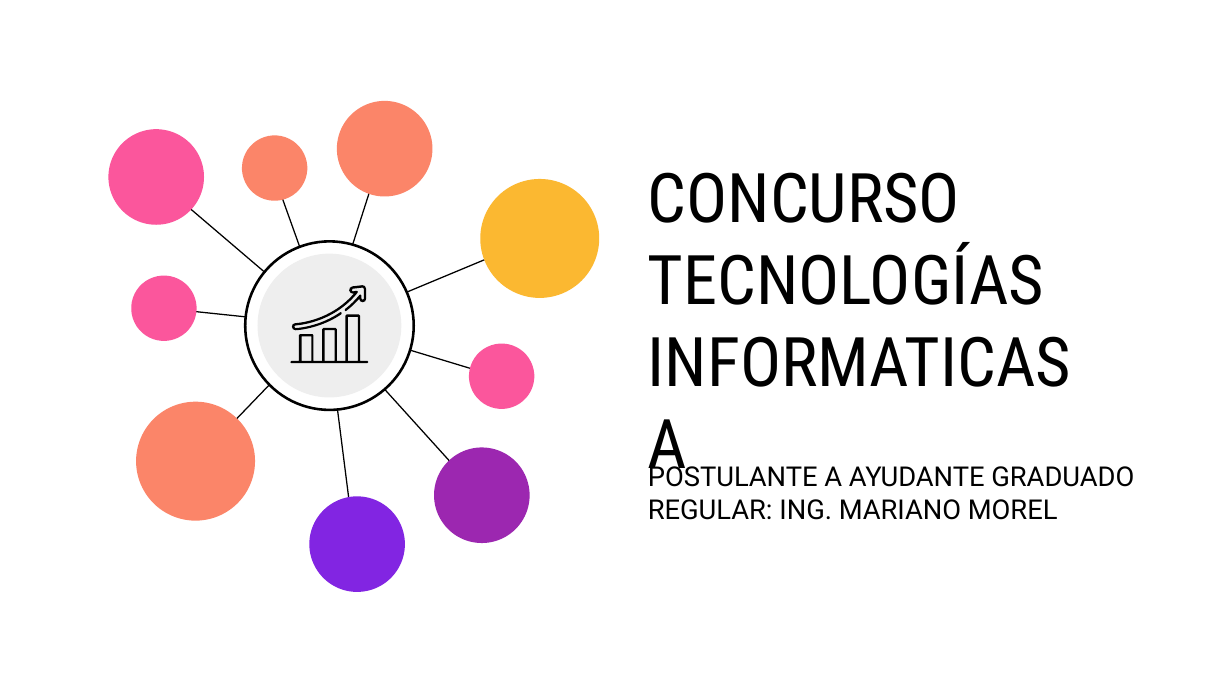
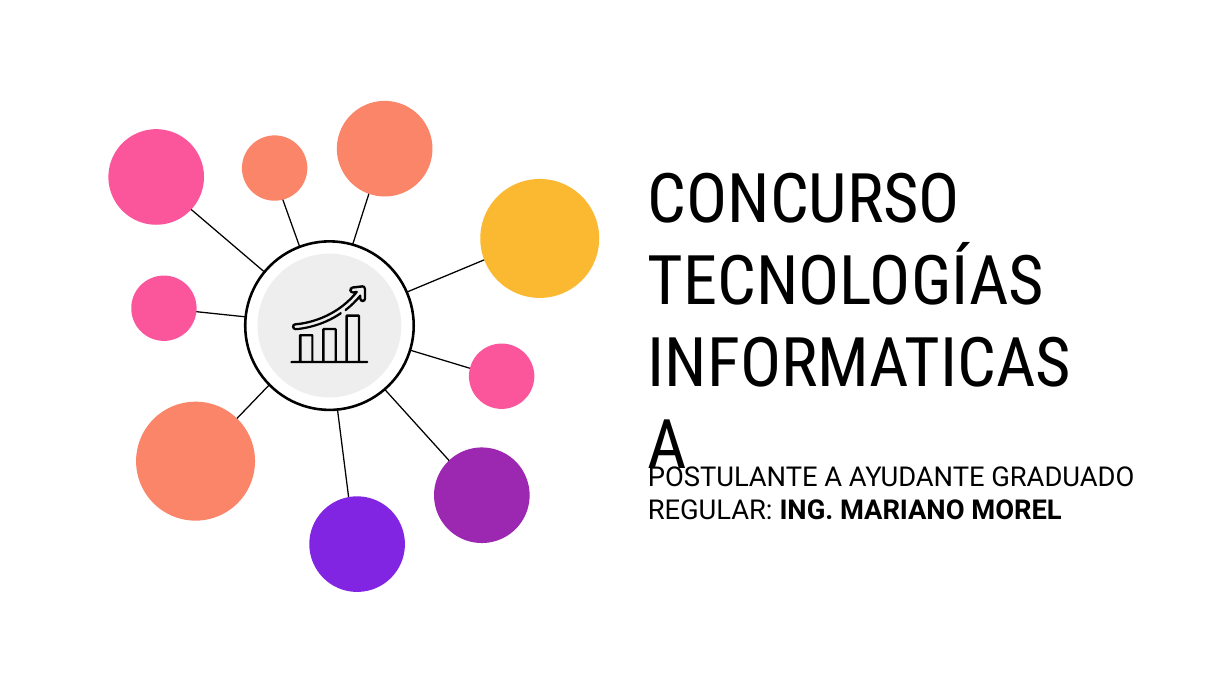
Before and after one commit to marianomorel/maestria-repo, a slide deck: slide 1 of INFOGRAFIA - CONCURSO - MARIANO MOREL.pptx. Drawn at 1232x693 pixels with LibreOffice and Linux fonts; fonts in the diff are those of the drawing. Boxes give left, top, right and bottom in pixels: in the first picture for what was removed or moved away, otherwise in the second. Text is boxed around its words. In the diff, an @@ line names an element or a change of style, - is before the commit and + after.

```diff
--- a/INFOGRAFIA - CONCURSO - MARIANO MOREL.pptx
+++ b/INFOGRAFIA - CONCURSO - MARIANO MOREL.pptx
@@ subtitle "POSTULANTE A AYUDANTE GRADUADO REGULAR: ..." at box(648, 461, 1134, 520): bold on in "ING. MARIANO MOREL" @@
```
Also in this commit, not shown: 2 other slides changed, 2 slides added, 2 slides removed, 3 other files.
